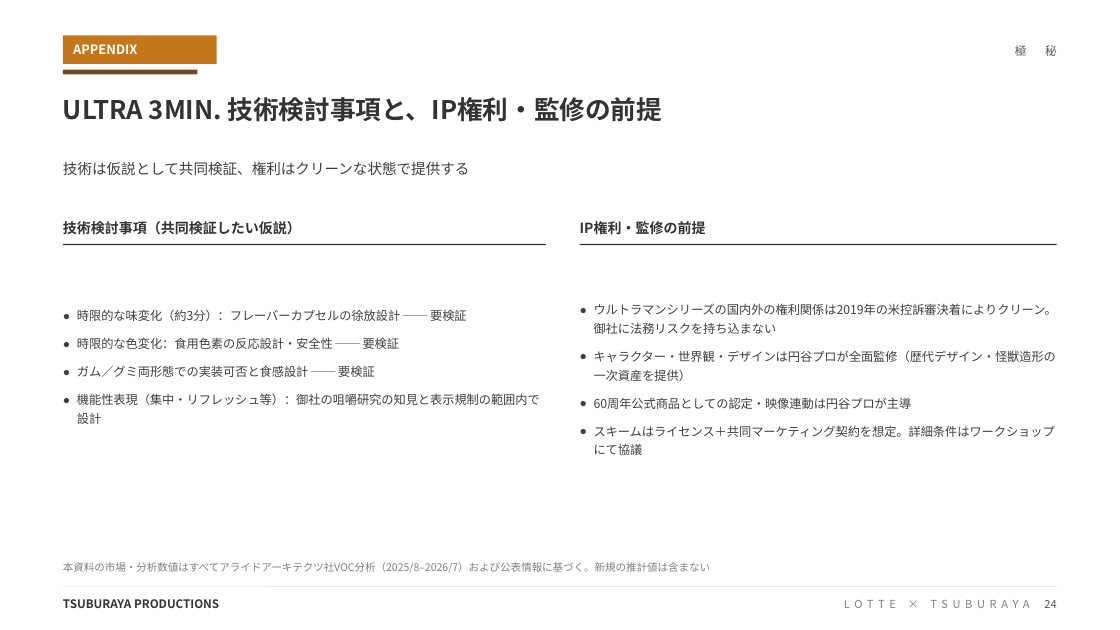
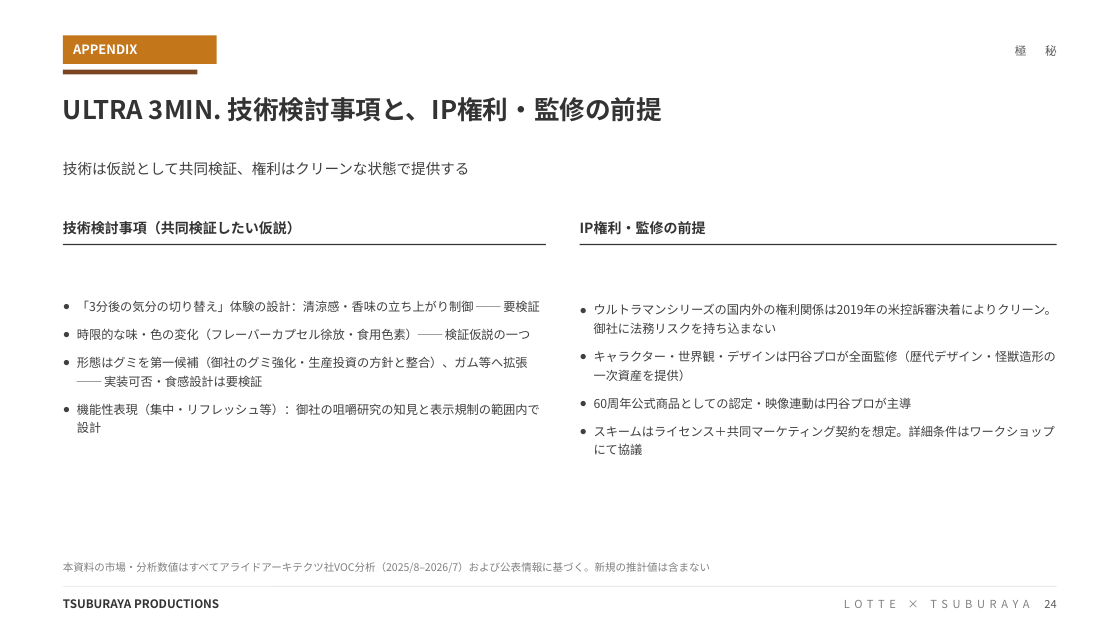
Before and after one commit to hayatoshintani-spe/kessho-lens, a slide deck: slide 24 of docs/proposals/final/提案書_LOTTE×TSUBURAYA_統合版_2026-08.pptx. Drawn at 1120x630 pixels with LibreOffice and Linux fonts; fonts in the diff are those of the drawing. Boxes give left, top, right and bottom in pixels: in the first picture for what was removed or moved away, otherwise in the second. Text is boxed around its words. In the diff, an @@ line names an element or a change of style, - is before the commit and + after.

```diff
--- a/docs/proposals/final/提案書_LOTTE×TSUBURAYA_統合版_2026-08.pptx
+++ b/docs/proposals/final/提案書_LOTTE×TSUBURAYA_統合版_2026-08.pptx
@@ text at [77,300,540,387]: text changed @@
-● 時限的な味変化（約3分）：フレーバーカプセルの徐放設計 ── 要検証
-● 時限的な色変化：食用色素の反応設計・安全性 ── 要検証
-● ガム／グミ両形態での実装可否と食感設計 ── 要検証
+● 「3分後の気分の切り替え」体験の設計：清涼感・香味の立ち上がり制御 ── 要検証
+● 時限的な味・色の変化（フレーバーカプセル徐放・食用色素）── 検証仮説の一つ
+● 形態はグミを第一候補（御社のグミ強化・生産投資の方針と整合）、ガム等へ拡張 ── 実装可否・食感設計は要検証
```
Also in this commit, not shown: 8 other slides changed, 2 other files.
